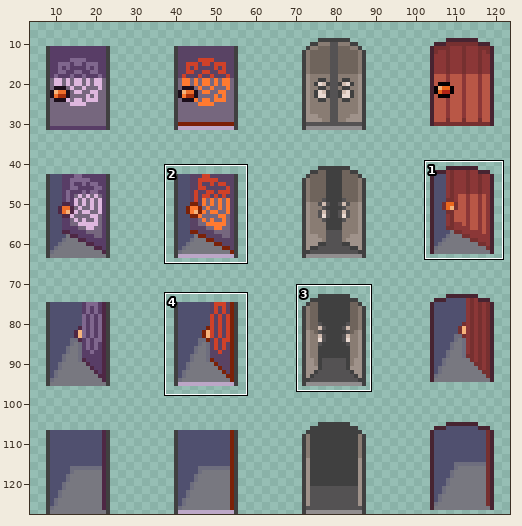
Sprite sheet, stored at Graphics/Characters/doors14.png. Above: a wide view before the commit, with the close-up outlined.
Close-up. Earlier state:
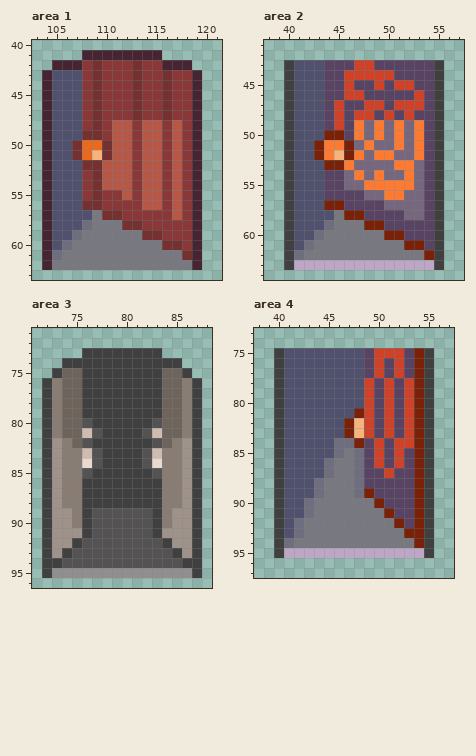
The file is 256x256 pixels, drawn in blocks of 2x2; one block is one cell here. Colours within 5 levels of each other are drawn and written as one. Shown: area 1: x 103..121, y 40..63; area 2: x 38..57, y 41..64; area 3: x 71..88, y 71..96; area 4: x 38..57, y 73..97. The wide view leaves out empty margins. The commit also changed other parts of the picture, which this record leaves out.
The same view after the edit:
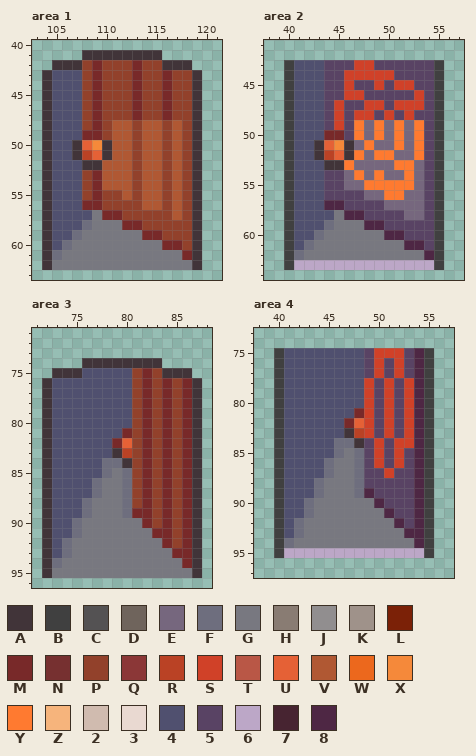
Palette (. is transparent): A #413439  B #404040  C #545253  D #6f645c  E #76677e  F #6e6e7e  G #787880  H #897c73  J #918e8f  K #9f928a  L #7b2107  M #782929  N #763030  P #92412b  Q #8b3737  R #ba4225  S #d04128  T #b95746  U #e56136  V #b05833  W #ec681d  X #f5893a  Y #ff7a30  Z #f6b47c  2 #d0bbaf  3 #e9d9d1  4 #50506f  5 #594364  6 #bca7c7  7 #472431  8 #4e2744
The edit:
Changed rows in their new state; - is an unchanged pixel.
Area 1:
first column x 104:
41 ----AAAAAAAA----
42 -AAAPMPPPMPPAAA-
43 A---PMPPPMPPMPPA
44 A---PMPPPMPPMPPA
45 A---PMPPPMPPMPPA
46 A---PMPPPMPPMPPA
47 A---PMPPPMPPMPPA
48 A---PMPVVPVVPVPA
49 A---MMPVVPVVPVPA
50 A--AUXAVVPVVPVPA
51 A--ARUAVVPVVPVPA
52 A---AAVVVPVVPVPA
53 A---PMVVVPVVPVPA
54 A---PMVVVPVVPVPA
55 A---PMPPVPVVPVPA
56 A---MMPPPPVVPVPA
57 A-----MMPPPPPVPA
58 A-------MMPPPPPA
59 A---------MMPPPA
60 A-----------MMPA
61 A-------------MA
62 A--------------A
Area 2:
first column x 43:
50 -MM-
51 AUXA
52 ARUA
53 -AA-
first column x 44:
57 88---------
58 --88-------
59 ----88-----
60 ------88---
61 --------88-
62 ----------8
Area 3:
first column x 72:
73 ----........----
74 --..AAAAAAAA..--
75 -AAA44444PMPAAA-
76 A44444444PMPMPMA
77 A44444444PMPMPMA
78 A44444444PMPMPMA
79 A44444444PMPMPMA
80 A44444444PMPMPMA
81 A4444444MPMPMPMA
82 A444444MUPMPMPMA
83 A444444ARPMPMPMA
84 A44444FFAPMPMPMA
85 A44444FGFPMPMPMA
86 A4444FGGFPMPMPMA
87 A4444FGGFPMPMPMA
88 A444FGGGFPMPMPMA
89 A444FGGGFMMPMPMA
90 A44FGGGGGGMPMPMA
91 A44FGGGGGGGMMPMA
92 A4FGGGGGGGGGMPMA
93 A4FGGGGGGGGGGMMA
94 AFGGGGGGGGGGGGMA
95 AGGGGGGGGGGGGGGA
Area 4:
first column x 47:
75 -------8
76 -------8
77 -------8
78 -------8
79 -------8
80 -------8
81 -M-----8
82 MU-----8
83 AR-----8
84 -A-----8
85 -------8
86 -------8
87 -------8
88 -------8
89 --8----8
90 ---8---8
91 ----8--8
92 -----8-8
93 ------88
94 -------8
